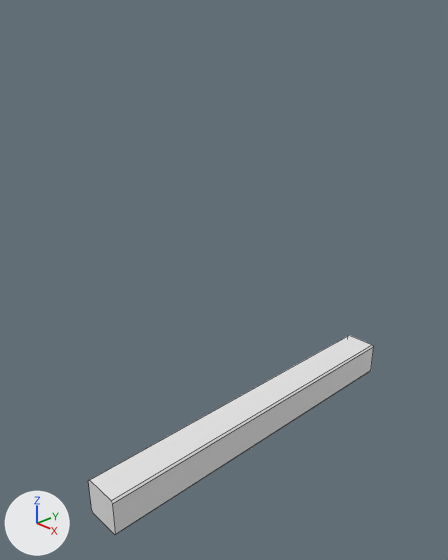
The Blender file attic.blend, before and after one commit.
Before and after are seen from a camera (50 mm lens) standing at (0.986, -1.046, 1.055) and looking at (-0.031, -0.086, 0.433). Arrows for +X, +Y and +Z are at lower left; the lights stay in place. Mesh edges are drawn as thin lines.

Names of what the first picture shows: 'SM_Front_Back_Rafter_Horizontal_1m'.
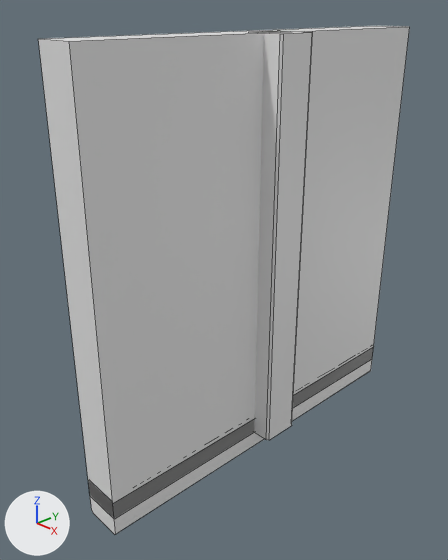
Pixel boxes (x1, y1, x2, y2) of what changed, in the pictures (448 x 560 px):
```json
{"object": "Cube", "change": "added", "after": [38, 26, 409, 519]}
{"object": "SM_Front_Back_Rafter_Vertical_1m", "change": "shown", "after": [254, 31, 313, 440]}
{"object": "SM_Front_Back_Rafter_Horizontal_1m", "change": "unchanged, covered by the edit", "before": [88, 335, 374, 534], "after": [88, 347, 374, 534]}
```

Edits to the scene script, one JSON object a line:
```json
{"op": "add", "block": "me_cube_002", "code": ["me_cube_002 = bpy.data.meshes.new('Cube.002')", "me_cube_002.from_pydata(...)  # a box spanning x -0.05..0.05, y -0.5..0.5, z -0.5..0.5"]}
{"op": "remove", "block": "ob_sm_front_back_rafter_vertical_1m", "code": "ob_sm_front_back_rafter_vertical_1m.hide_set(True)"}
{"op": "add", "block": "ob_cube", "code": ["ob_cube = bpy.data.objects.new('Cube', me_cube_002)", "ob_cube.location = (0.0, 0.0, 0.5)"]}
```
